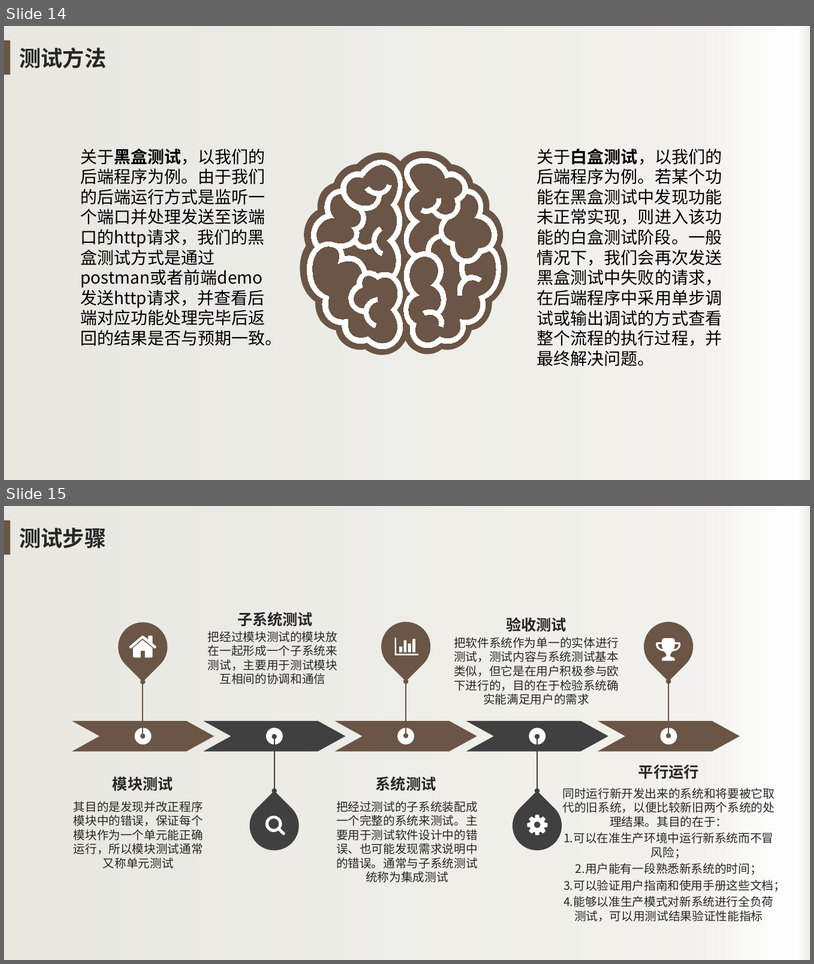
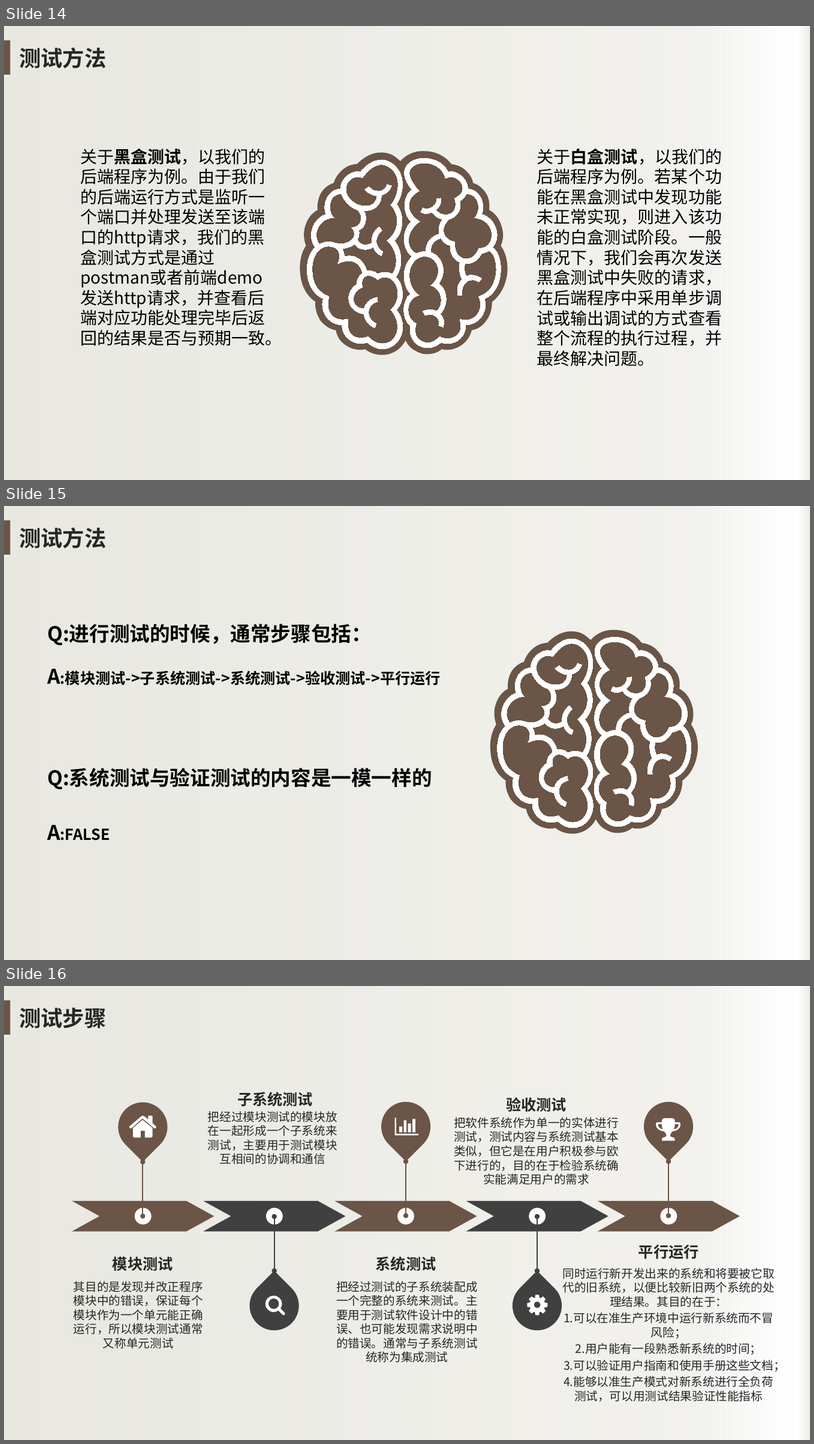
Before and after one commit to avgstuBoboge/SE2020-document, a slide deck: ppt/SE2020-G16-翻转课堂.pptx. Shown one above the other, each under a label of ours: slides 14 and 15 before the commit, slides 14, 15 and 16 after it. The pictures are 814x964 and 814x1444 pixels, drawn with LibreOffice and Linux fonts; fonts in the diff are those of the drawing; background and template pictures are left out. Boxes give left, top, right and bottom in pixels: in the first picture for what was removed or moved away, otherwise in the second. Text is boxed around its words. In the diff, an @@ line names an element or a change of style, - is before the commit and + after.

```diff
--- a/ppt/SE2020-G16-翻转课堂.pptx
+++ b/ppt/SE2020-G16-翻转课堂.pptx
@@ slide 15 added at <box>4,506,810,960</box>, background picture (left out); not listed: 2 template elements that a slide beside it also shows @@
@@ text added at <box>19,528,107,548</box>, 26 pt, text #262626, bold @@
+测试方法
@@ text added at <box>47,624,372,645</box>, 24 pt, text #000000, bold @@
+Q:进行测试的时候，通常步骤包括：
@@ freeform shape added at <box>491,630,699,834</box>, fill #6A5546 @@
@@ freeform shape added at <box>497,634,693,841</box>, fill #FFFFFF, outline #FFFFFF 0 pt @@
@@ text added at <box>47,669,441,685</box>, 18 pt, text #000000, bold @@
+A:模块测试->子系统测试->系统测试->验收测试->平行运行
@@ text added at <box>47,768,432,789</box>, 24 pt, text #000000, bold @@
+Q:系统测试与验证测试的内容是一模一样的
@@ text added at <box>47,825,110,840</box>, 18 pt, text #000000, bold @@
+A:FALSE
@@ what was slide 15 is now slide 16 @@
```
Also in this commit, not shown: 9 slides changed.
